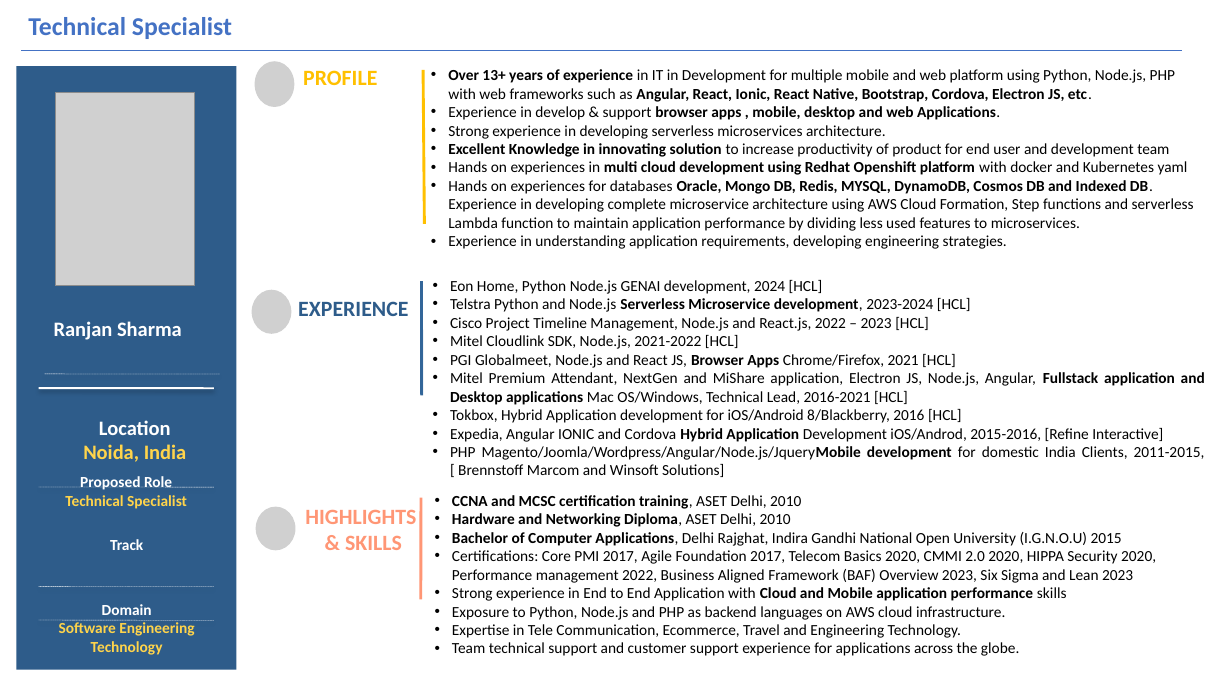
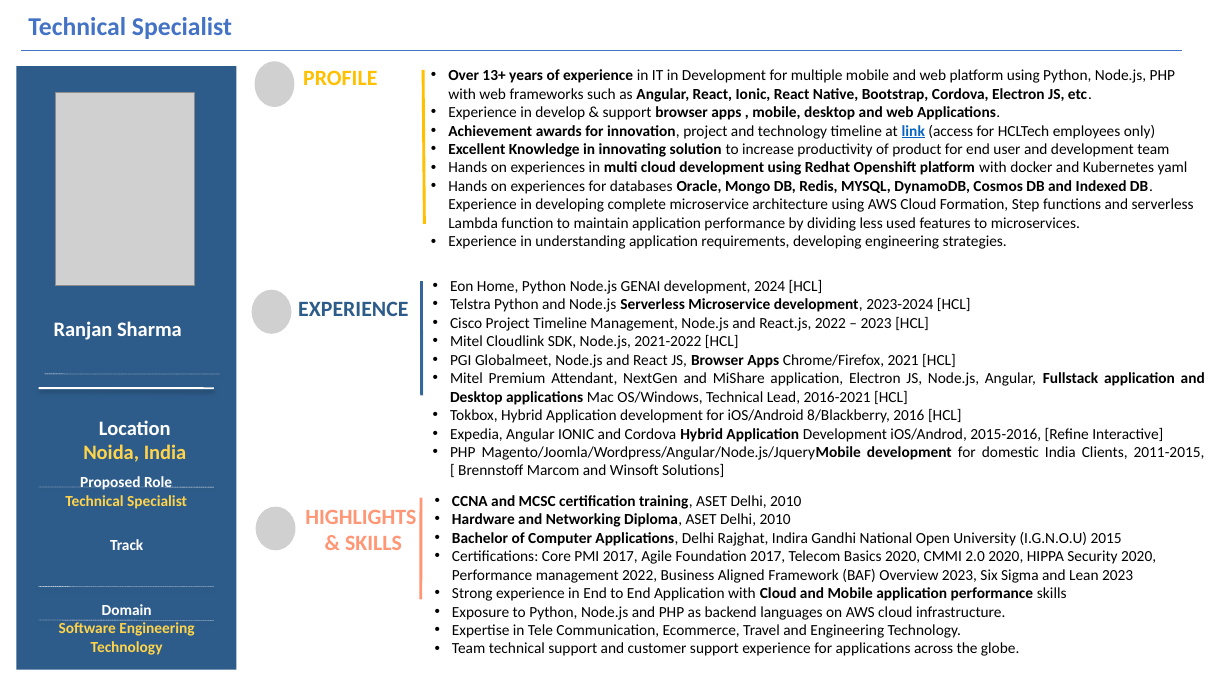
Before and after one commit to githcldev/node-refresh, a slide deck: slide 1 of p/pro/Ranjan-Sharma-Profile V 1.0.pptx. Drawn at 1232x693 pixels with LibreOffice and Linux fonts; fonts in the diff are those of the drawing; grey boxes stand for pictures. Boxes give left, top, right and bottom in pixels: in the first picture for what was removed or moved away, otherwise in the second. Text is boxed around its words. In the diff, an @@ line names an element or a change of style, - is before the commit and + after.

```diff
--- a/p/pro/Ranjan-Sharma-Profile V 1.0.pptx
+++ b/p/pro/Ranjan-Sharma-Profile V 1.0.pptx
@@ text at bbox=[448, 125, 1155, 139]: text changed @@
-• Strong experience in developing serverless microservices architecture.
+• Achievement awards for innovation, project and technology timeline at link (access for HCLTech employees only)
```
Also in this commit, not shown: 4 other files.
